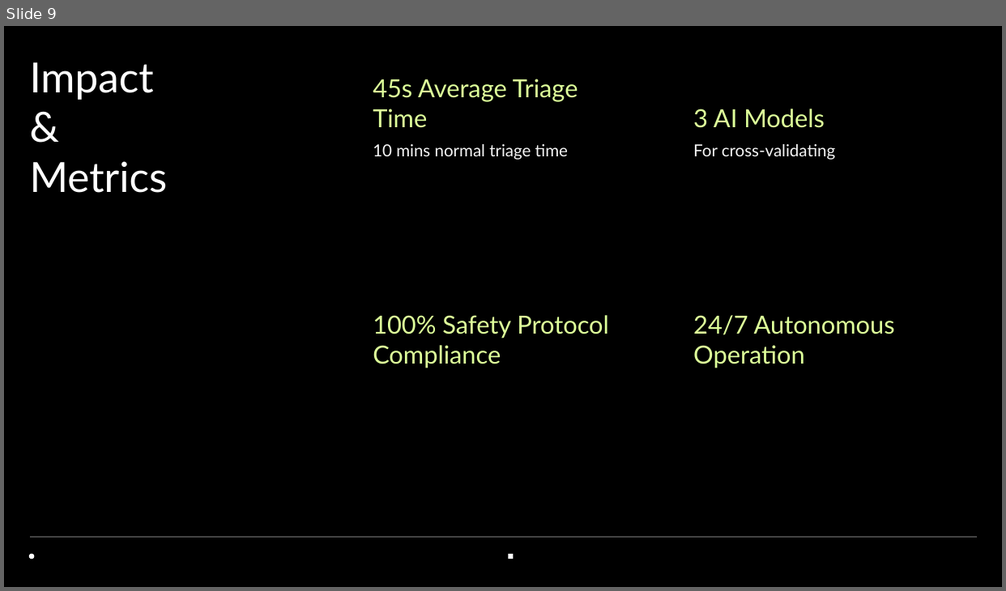
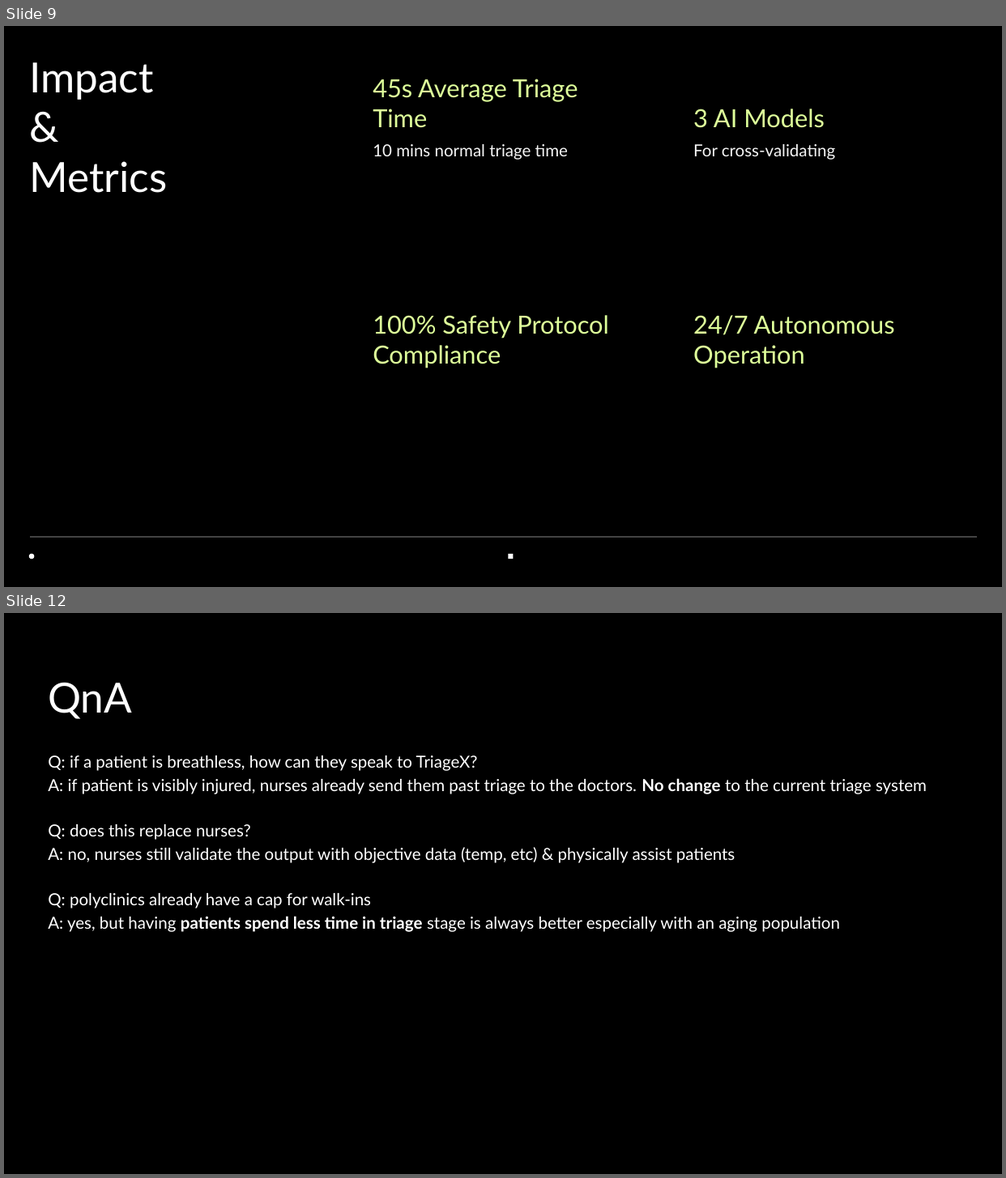
Before and after one commit to adoreblvnk/triageX, a slide deck: submission/TriageX_pitch.pptx. Shown one above the other, each under a label of ours: slide 9 before the commit, slides 9 and 12 after it; the slides between them are not shown. The pictures are 1006x591 and 1006x1178 pixels, drawn with LibreOffice and Linux fonts; fonts in the diff are those of the drawing. Boxes give left, top, right and bottom in pixels: in the first picture for what was removed or moved away, otherwise in the second. Text is boxed around its words. In the diff, an @@ line names an element or a change of style, - is before the commit and + after.

```diff
--- a/submission/TriageX_pitch.pptx
+++ b/submission/TriageX_pitch.pptx
@@ slide 12 added at (4,613,1002,1174), background #000000 @@
@@ title added at (48,682,132,719), 30 pt, text #FFFFFF @@
+QnA
@@ text added at (48,756,927,932), 12 pt, text #FFFFFF @@
+Q: if a patient is breathless, how can they speak to TriageX?
+A: if patient is visibly injured, nurses already send them past triage to the doctors. No change to the current triage system
+Q: does this replace nurses?
+A: no, nurses still validate the output with objective data (temp, etc) & physically assist patients
+Q: polyclinics already have a cap for walk-ins
+A: yes, but having patients spend less time in triage stage is always better especially with an aging population
```
Also in this commit, not shown: 2 slides changed, 1 other slide added.
